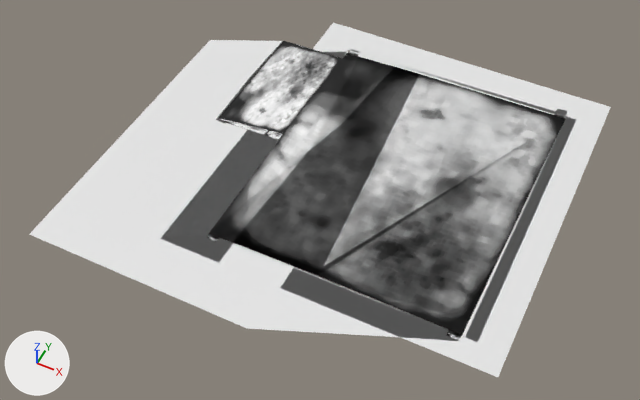
An edit to the FBX model Assets/Meshes/hut.FBX, drawn before and after from the same camera.
Camera for both pictures: a 50 mm lens placed at (8.1, -22.3, 25.7), pointed at (-2.5, -0.9, -0.9). Arrows for +X, +Y and +Z are at lower left; the lights stay in place. Where no turn or scale is listed for an object, it has been applied to the vertices.

In view in the first picture: 'drifts', 'hut_floor', 'hut_mask', 'hut_shadow', 'hut_walls'.
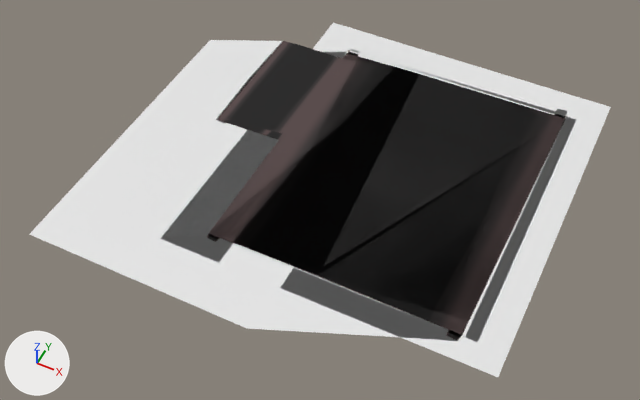
Patch to the scene script:
```diff
--- a/Assets/Meshes/hut.FBX.py
+++ b/Assets/Meshes/hut.FBX.py
@@ img_wall_bmp @@
+img_wall_bmp = load_image('wall.bmp', '../Resources/Textures/wall.bmp', 256, 256, 'sRGB')
@@ mat_material__27 @@
 mat_material__27 = principled_material('Material #27')
-mat_material__27.texture = img_cracks_png  # with its transparency
+mat_material__27.texture = img_wall_bmp
 mat_material__27.roughness = 0.859
```

Boxes [x1, y1, x2, y2] around the edits, measured in the pictures (640 x 400 px):
'hut_floor', surface changed (grey to black)
    both: [209, 51, 565, 321]
'hut_mask', surface changed
    both: [207, 41, 565, 340]
